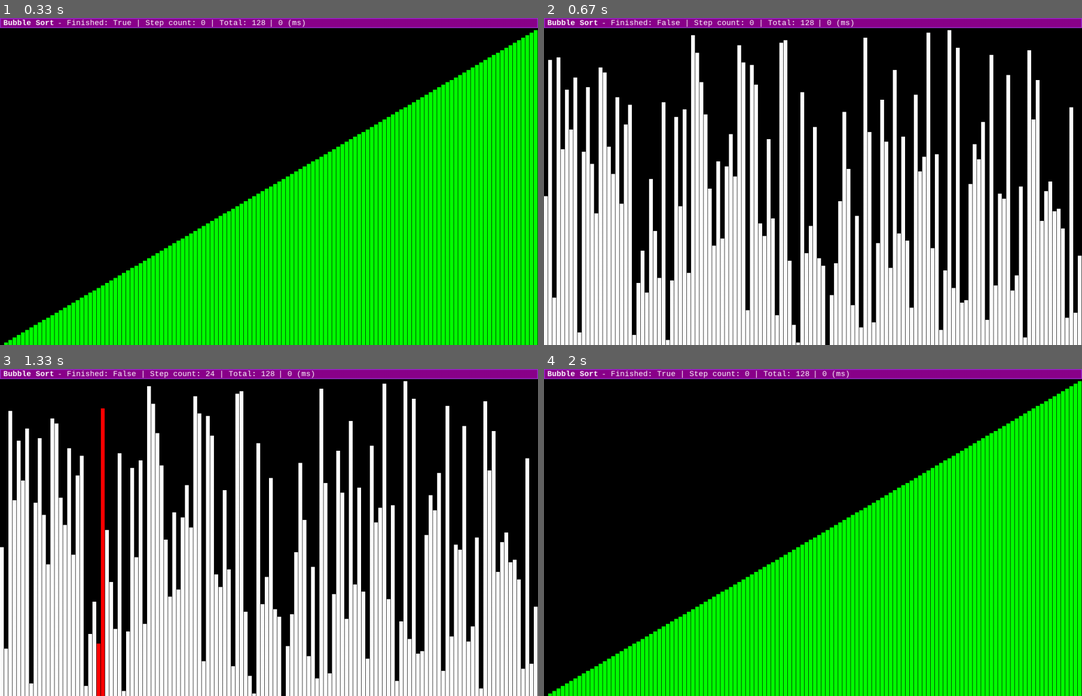
Above: before the commit, frames 1-4 (two rows, left to right).
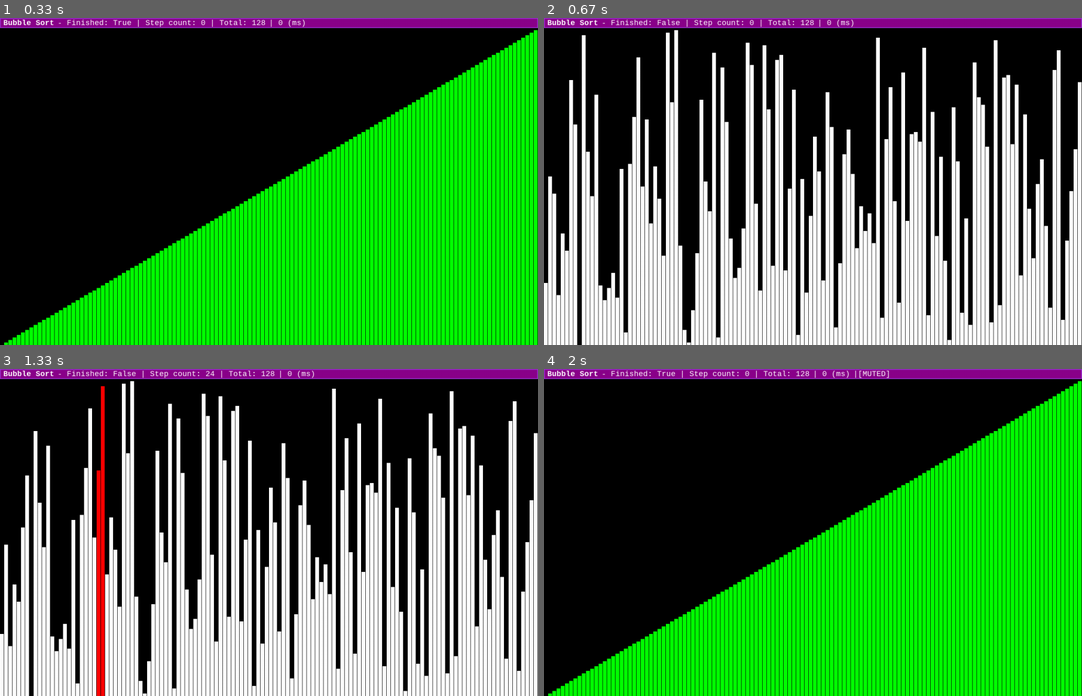
Above: after the commit, the same moments.

Repository: thiagolopes/sorting-algorithms-pygame
Game: pygame game, started from sort.py
Two runs of this game, one before a commit and one after it. Both use one fixed random seed, a clock stepped at 60 frames per second and the inputs below.
Inputs:
- Up to frame 1 (0.33 s): no input
- Up to frame 2 (0.67 s): tap Enter at 0.33 s
- Up to frame 3 (1.33 s): tap Space at 0.67, 1.07 s; hold R from 1 s (still down)
- Up to frame 4 (2 s): tap Space at 1.37, 1.57, 1.87 s; release R at 1.47 s; hold Backspace 1.5-1.97 s

Frame 1 is identical in both runs. In frame 2, 36% of the frame differs, in the area x 0-100%, y 3-100%; in frame 3, 36%; in frame 4, less than 0.1%.

Commit message:
Refactor on shuffle and input handler

Diff:
--- a/sort.py
+++ b/sort.py
@@ -106,9 +106,6 @@
     def __init__(self, elements):
         self.elements = elements
         self.finished = True
-        self.start_bubble()
-
-    def start_bubble(self):
         self.step_count = 0
         self.steps_left = len(self.elements) - 1
         self.index_step = 0
@@ -151,10 +148,33 @@
         self.dirty_index = []
         self.finished = True
 
-    def shuffle(self):
-        self.start_bubble()
-        self.finished = False
-        random.shuffle(self.elements)
+
+class Interactions:
+    def __init__(self):
+        self.actions = ["quit", "shuffle", "pause", "next_step", "restart", "randomize", "mute"]
+
+    def start_tick(self):
+        for action in self.actions:
+            setattr(self, action, False)
+
+        for event in pygame.event.get():
+            if event.type == pygame.QUIT:
+                self.quit = True
+            if event.type == pygame.KEYUP:
+                if event.key == pygame.K_ESCAPE:
+                    self.quit = True
+                if event.key == pygame.K_RETURN:
+                    self.shuffle = True
+                if event.key == pygame.K_SPACE:
+                    self.mute = True
+                if event.key == pygame.K_n:
+                    self.next_step = True
+                if event.key == pygame.K_BACKSPACE:
+                    self.restart = True
+                if event.key == pygame.K_r:
+                    self.randomize = True
+                if event.key == pygame.K_m:
+                    self.mute = True
 
 
 pygame.init()
@@ -163,7 +183,7 @@
 pygame.mixer.init()
 pygame.display.set_caption("Sorting Algorithms")
 
-bubble = BubbleSort(ELEMENTS)
+algorithm = BubbleSort(ELEMENTS)
 play = False
 
 bar_size = 24
@@ -220,50 +240,53 @@
 beeper = Beeper(len(ELEMENTS))
 beeper.generate()
 
+interactions = Interactions()
+
 while RUNNING:
-    for event in pygame.event.get():
-        if event.type == pygame.QUIT:
-            shutdown()
-        if event.type == pygame.KEYUP:
-            if event.key == pygame.K_ESCAPE:
-                shutdown()
-            if event.key == pygame.K_RETURN:
-                play = False
-                bubble.shuffle()
-                time = 0
-            if event.key == pygame.K_SPACE:
-                play = not play
-            if event.key == pygame.K_n:
-                bubble.step()
-            if event.key == pygame.K_BACKSPACE:
-                play = False
-                ELEMENTS = list(range(START, TOTAL))
-                bubble = BubbleSort(ELEMENTS)
-                time = 0
-            if event.key == pygame.K_r:
-                play = False
-                ELEMENTS = [random.randint(START, TOTAL) for _ in range(START, TOTAL)]
-                bubble = BubbleSort(ELEMENTS)
-                bubble.finished = False
-                time = 0
-            if event.key == pygame.K_m:
-                MUTED = not MUTED
-
-    if bubble.finished:
+    interactions.start_tick()
+
+    if interactions.quit:
+        shutdown()
+    if interactions.shuffle:
+        play = False
+        ELEMENTS = list(range(START, TOTAL))
+        random.shuffle(ELEMENTS)
+        algorithm = BubbleSort(ELEMENTS)
+        algorithm.finished = False
+        time = 0
+    if interactions.mute:
+        play = not play
+    if interactions.next_step:
+        algorithm.step()
+    if interactions.restart:
+        play = False
+        ELEMENTS = list(range(START, TOTAL))
+        algorithm = BubbleSort(ELEMENTS)
+        time = 0
+    if interactions.randomize:
+        play = False
+        ELEMENTS = [random.randint(START, TOTAL) for _ in range(START, TOTAL)]
+        algorithm = BubbleSort(ELEMENTS)
+        algorithm.finished = False
+        time = 0
+    if interactions.mute:
+        MUTED = not MUTED
+
+    if algorithm.finished:
         play = False
 
     start_time = None
     if play:
         start_time = pygame.time.get_ticks()
-        t = bubble.step()
+        t = algorithm.step()
         if t and not MUTED:
-            for d in bubble.dirty_index:
-                # module = ELEMENTS[d]
-                beeper.beeps[d].play()
+            for d in algorithm.dirty_index:
+                module = ELEMENTS[d]
+                beeper.beeps[module].play()
 
     # Draw
-    grid.draw(bubble.elements, bubble.dirty_index, bubble.finished)
-    bar.draw(str(bubble), repr(bubble), time, MUTED)
+    grid.draw(algorithm.elements, algorithm.dirty_index, algorithm.finished)
+    bar.draw(str(algorithm), repr(algorithm), time, MUTED)
 
     if start_time is not None:
         time += pygame.time.get_ticks() - start_time
